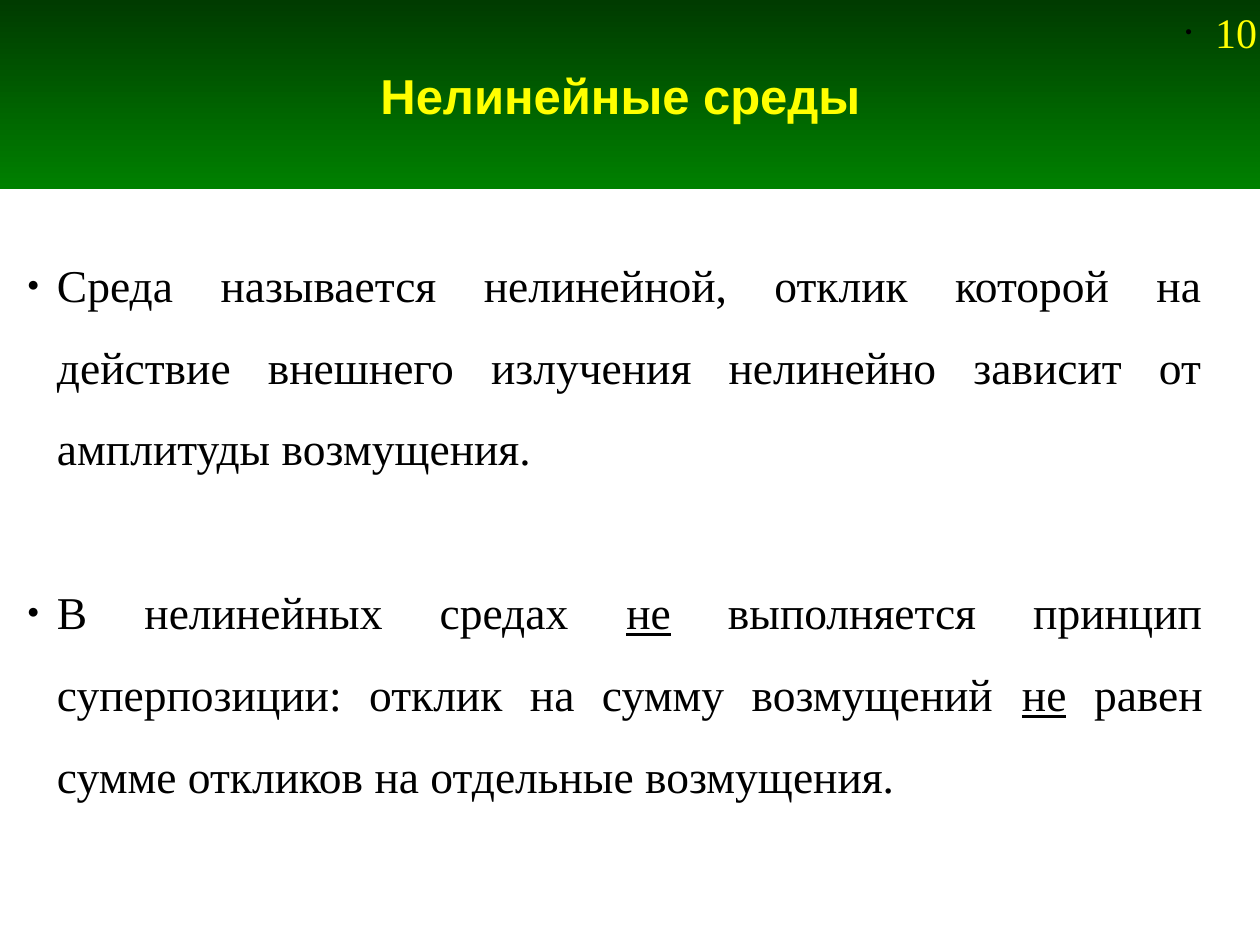
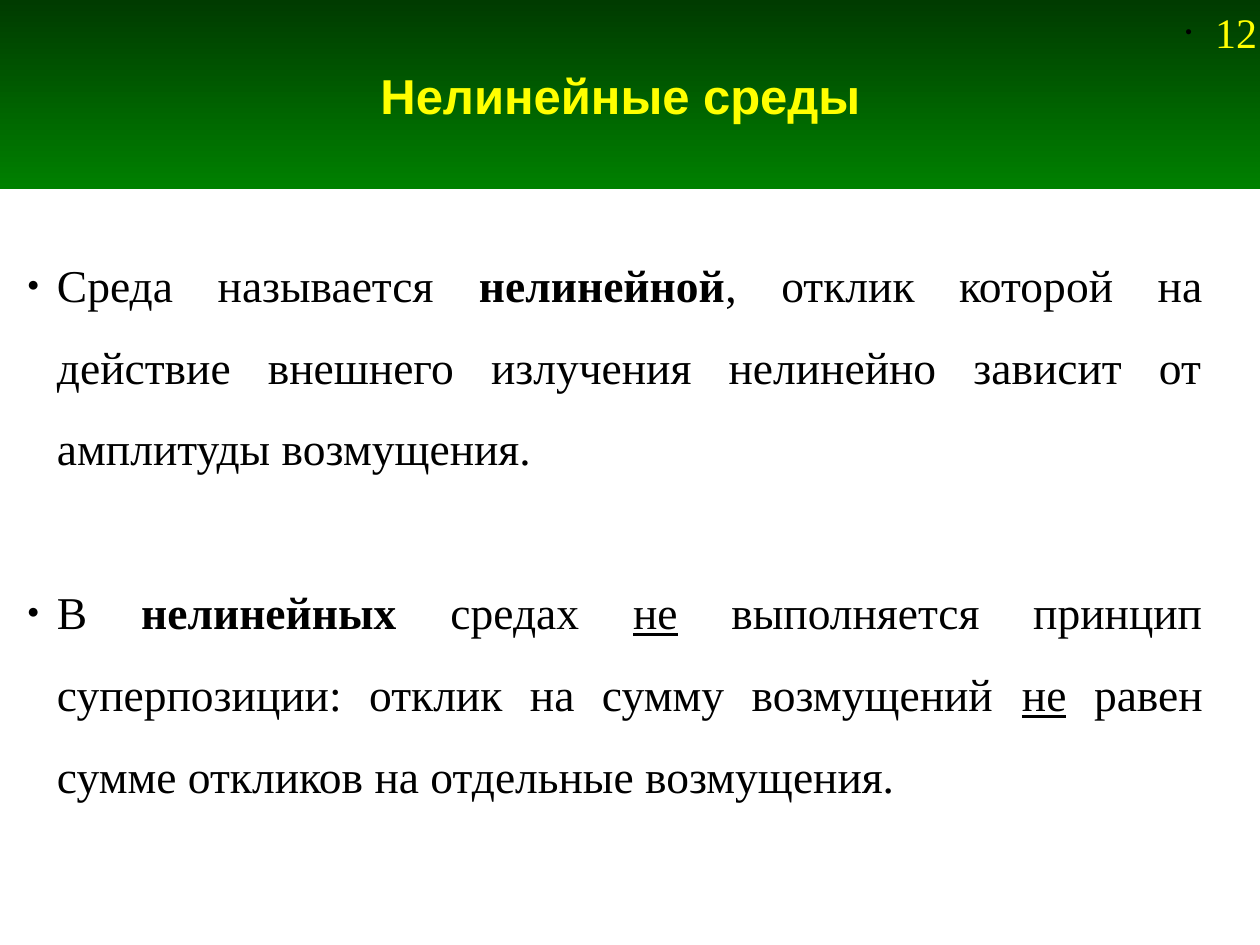
Before and after one commit to andris0147sv/modelling, a slide deck: slide 12 of presentations/1. Problem Statement.odp (slide 10 before the commit). Drawn at 1260x945 pixels with LibreOffice and Linux fonts; fonts in the diff are those of the drawing. Boxes give left, top, right and bottom in pixels: in the first picture for what was removed or moved away, otherwise in the second. Text is boxed around its words. In the diff, an @@ line names an element or a change of style, - is before the commit and + after.

```diff
--- a/presentations/1. Problem Statement.odp
+++ b/presentations/1. Problem Statement.odp
@@ page number at <box>1215,20,1257,48</box>: text changed @@
-• 10
+• 12
@@ text "Среда называется нелинейной, отклик которой ..." at <box>57,270,1203,802</box>: bold on in "нелинейной,", "нелинейных" @@
```
Also in this commit, not shown: 6 other slides changed, 9 slides added, 7 slides removed, 2 other files.
